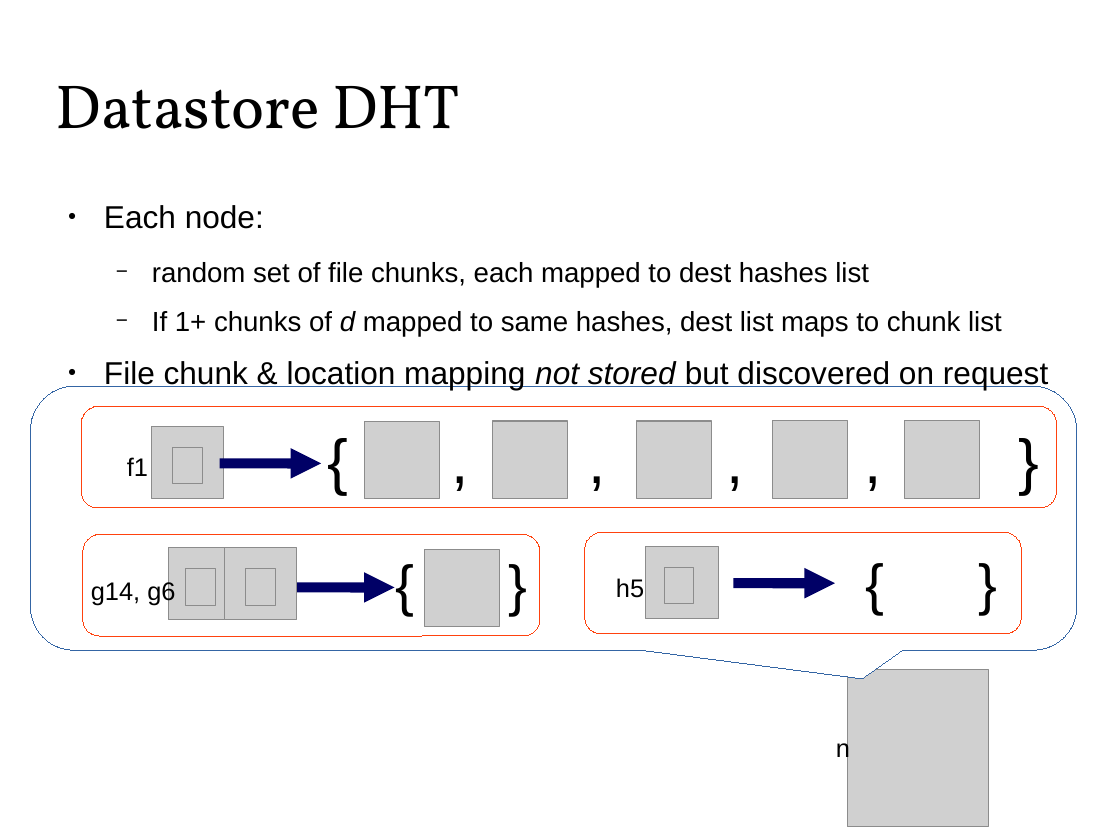
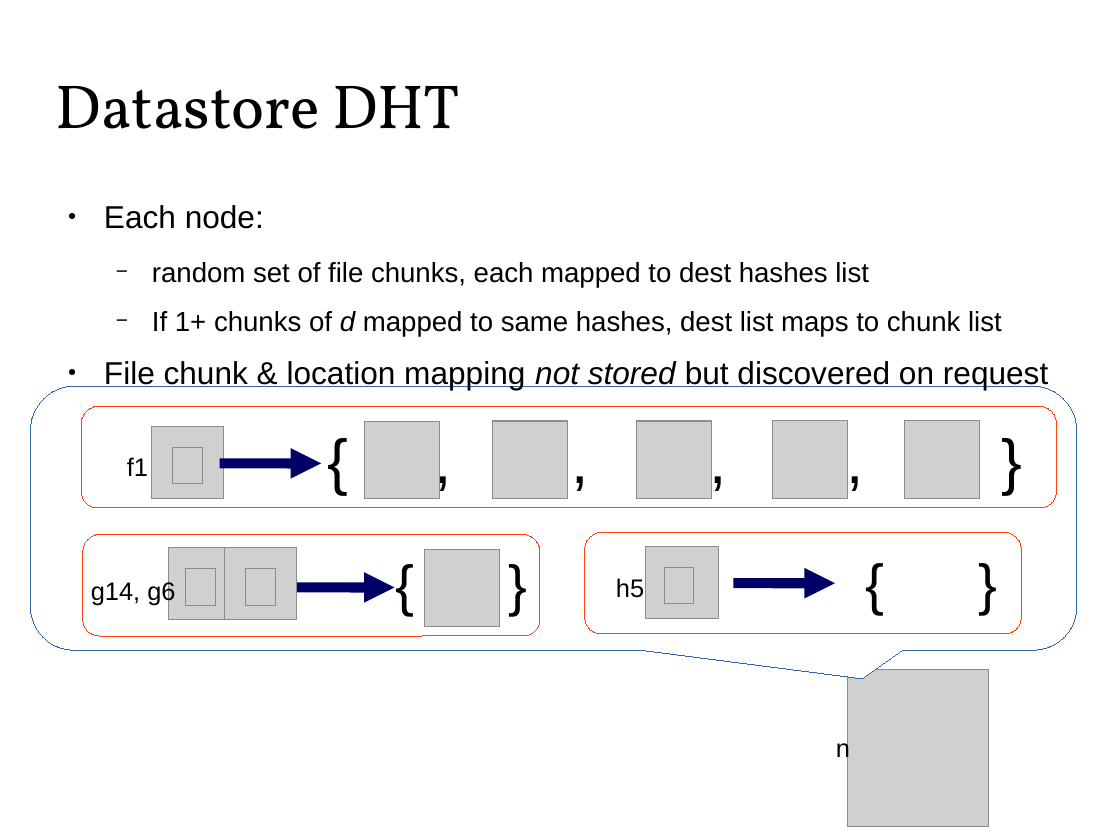
Before and after one commit to Zandrr/phonebook.js, a slide deck: slide 11 of documentation/ecen5013_presentation.odp. Drawn at 1120x840 pixels with LibreOffice and Linux fonts; fonts in the diff are those of the drawing; grey boxes stand for pictures. Boxes give left, top, right and bottom in pixels: in the first picture for what was removed or moved away, otherwise in the second. Text is boxed around its words. In the diff, an @@ line names an element or a change of style, - is before the commit and + after.

```diff
--- a/documentation/ecen5013_presentation.odp
+++ b/documentation/ecen5013_presentation.odp
@@ text "{ , , , , ..." rewrapped from (x1=313, y1=412, x2=1059, y2=501) to (x1=313, y1=412, x2=1042, y2=501) @@
```
Also in this commit, not shown: 6 other slides changed, 1 other file.
